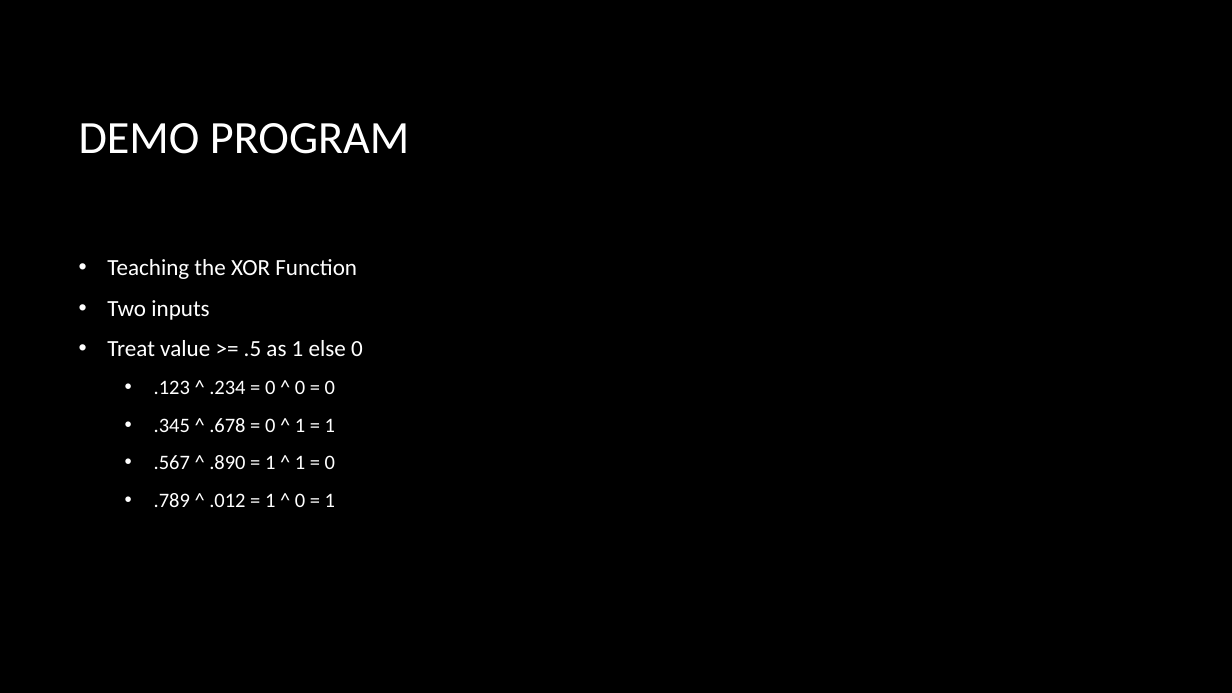
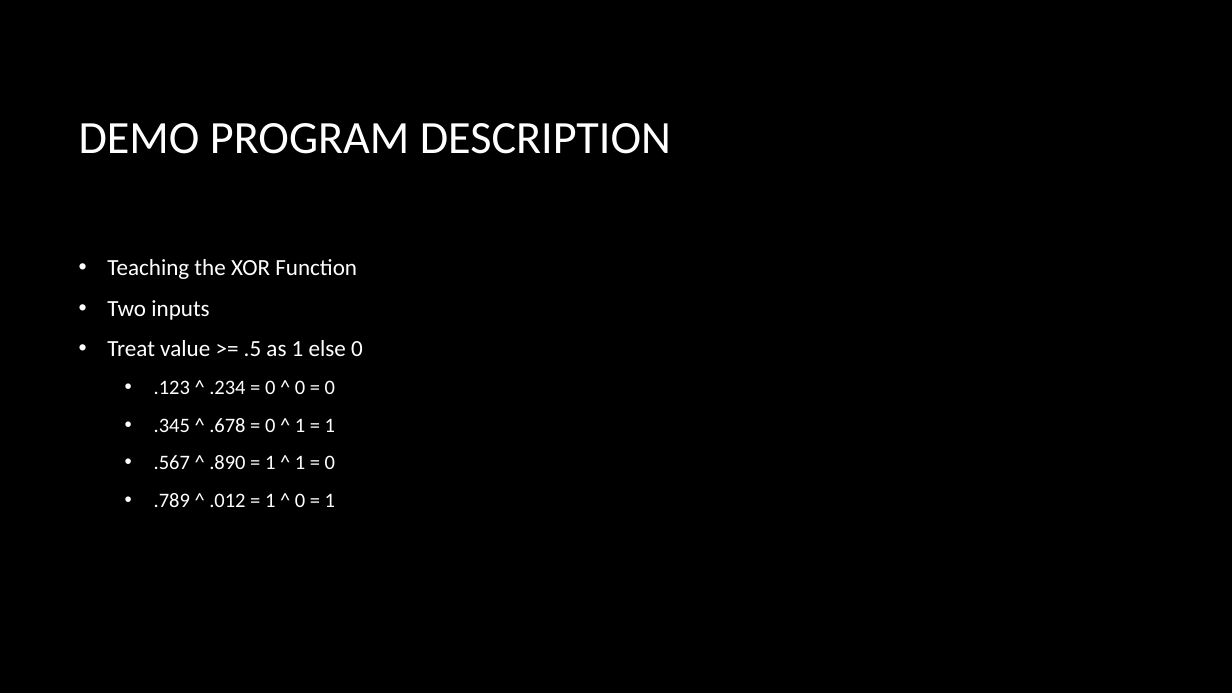
Before and after one commit to JoeMayo/DeepLearningDemos, a slide deck: slide 11 of DeepLearningBasics/Deep Learning Basics.pptx. Drawn at 1232x693 pixels with LibreOffice and Linux fonts; fonts in the diff are those of the drawing; background and template pictures are left out. Boxes give left, top, right and bottom in pixels: in the first picture for what was removed or moved away, otherwise in the second. Text is boxed around its words. In the diff, an @@ line names an element or a change of style, - is before the commit and + after.

Commit message:
Removed unused code parameters and removed unused syntax. Updated presentation slides to correct spelling and clarify a couple slides.

```diff
--- a/DeepLearningBasics/Deep Learning Basics.pptx
+++ b/DeepLearningBasics/Deep Learning Basics.pptx
@@ title at bbox=[79, 123, 671, 154]: text changed @@
-DEMO PROGRAM
+DEMO PROGRAM DESCRIPTION
```
Also in this commit, not shown: 4 other slides changed, 2 other files.
